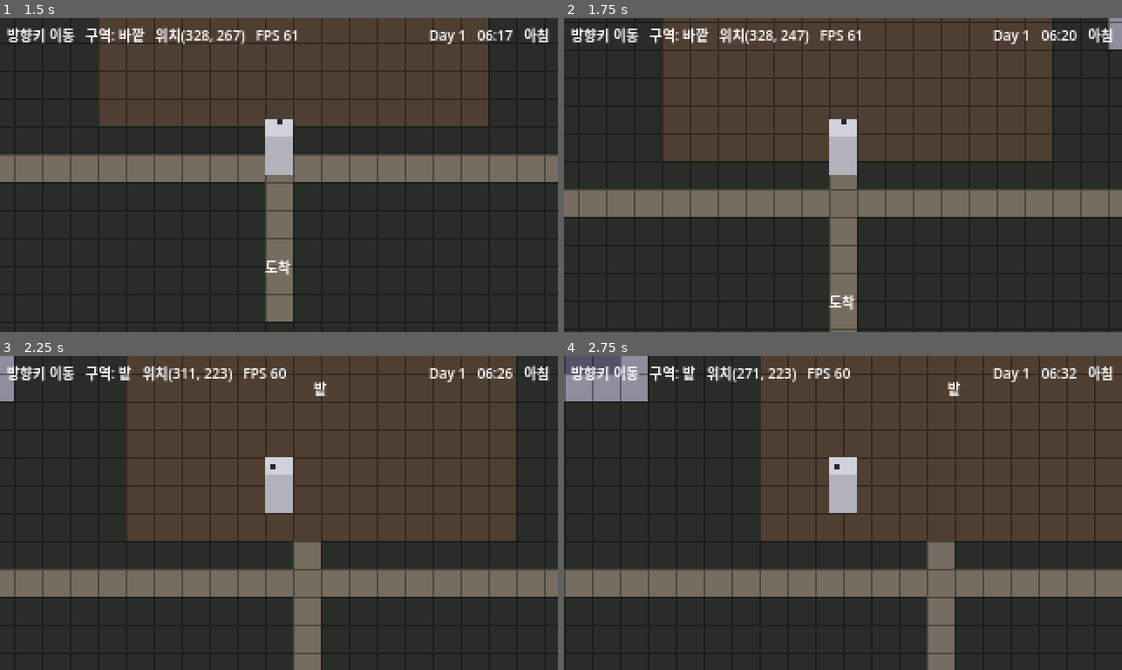
Above: before the commit, frames 1-4 (two rows, left to right).
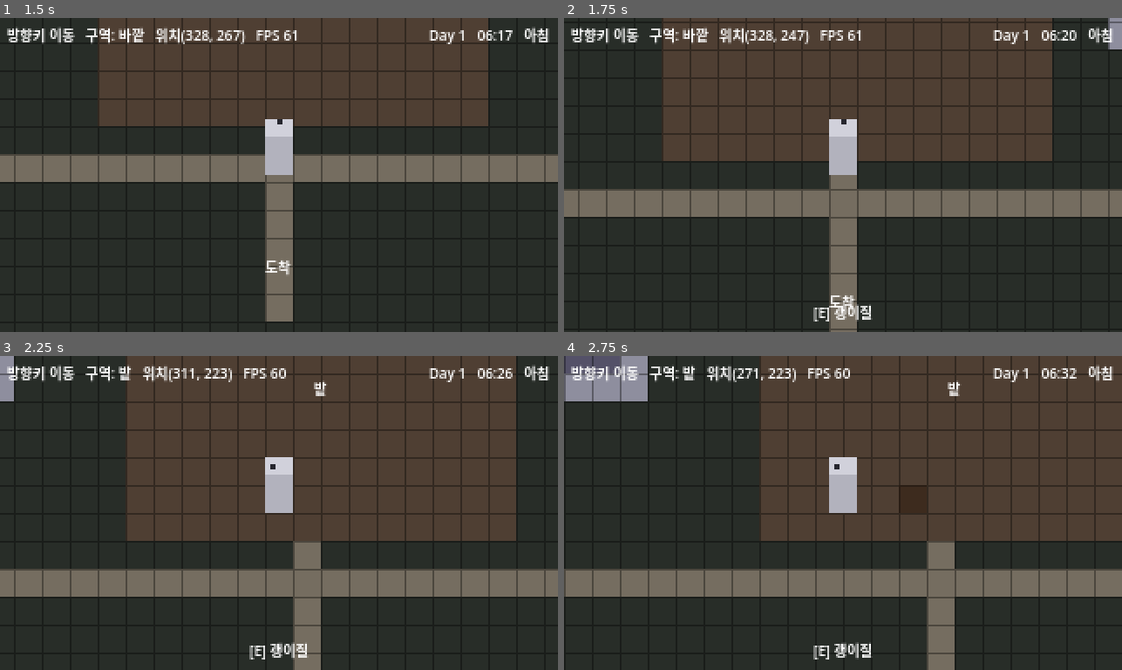
Above: after the commit, the same moments.

Repository: JeffKM/naraka-valley
Game: Godot game, scene res://main.tscn
Two runs of this game, one before a commit and one after it. Both use one fixed random seed, a clock stepped at 60 frames per second and the inputs below.
Inputs:
- Up to frame 1 (1.5 s): tap Enter (ui_accept) at 0.5, 0.77 s; hold Up (ui_up) from 0.53 s (still down); tap E (interact, bound only after the commit) at 0.6, 1.35 s
- Up to frame 2 (1.75 s): keep holding Up (ui_up); tap Enter (ui_accept) at 1.52 s
- Up to frame 3 (2.25 s): release Up (ui_up) at 2.03 s; hold Left (ui_left) from 2.03 s (still down); tap E (interact, bound only after the commit) at 2.1 s
- Up to frame 4 (2.75 s): keep holding Left (ui_left)

Frame 1 is identical in both runs. In frame 2, 0.3% of the frame differs, in the area x 44-56%, y 91-97%; in frame 3, 0.3%; in frame 4, 0.3%.

Commit message:
✨ feat: T2.1 밭 칸 상호작용 — 괭이질 → 심기 → 물주기
- field.gd(FarmField): 밭 칸 상태(미경작/경작/심김/젖음)라는 단일 책임만.
  상태는 순수 Dictionary(경작된 칸만)라 T2.5 세이브에 그대로 직렬화됨.
  tile_changed 시그널로 화면 갱신을 디커플링(clock.gd와 같은 결).
- 순서 강제: next_action()이 경작 전 심기·심기 전 물주기를 차단 →
  완료기준 "순서대로"를 로직이 보장.
- 단일 키 흐름: 앞 칸을 바라보고 E 한 번이 칸 상태에 맞는 다음 동작 수행.
  interact 액션은 런타임 코드 등록(키 E, 직렬화 깨짐 위험 0).
- 시각화: Field 오버레이 TileMapLayer(코드 TileSet 4종) + 흰 테두리 커서 +
  하단 [E] 안내. 밭 흙(SOIL) 칸만 상호작용, 미경작은 오버레이 없음.
- player.gd: 타깃 칸 계산용 get_facing() 공개.
- 후속 훅: T2.2(작물 종류)·T2.3(성장+day_advanced)·T2.4(혼력 소모) 연결 자리 마련.
- 헤드리스 단위검증 통과(순서 강제/각 동작/시그널) + 전체 빌드 구동 에러·경고 0.

Co-Authored-By: Claude Opus 4.8 (1M context) <noreply@anthropic.com>

Diff:
--- /dev/null
+++ b/game/field.gd
@@ -0,0 +1,85 @@
+extends Node
+class_name FarmField
+# T2.1 — 밭 칸 상호작용(괭이질 → 심기 → 물주기).
+#
+# 목적: 한 칸에서 괭이질→심기→물주기가 "순서대로" 되고, 칸 상태가
+#       (미경작/경작/심김/젖음)으로 바뀌는지 회색 도형만으로 검증한다(ADR-0001).
+#
+# 설계 메모:
+#   - clock.gd(GameClock)와 같은 결: 이 노드는 "밭 칸 상태"라는 단일 책임만 가진다.
+#     화면 표시(오버레이 타일·커서)·입력은 main.gd가 맡고, 여기서는 상태와
+#     tile_changed 시그널만 제공한다. main은 시그널로 디커플링되어 붙는다.
+#   - 후속 시스템을 위한 훅을 미리 연다:
+#       · T2.2 저승 작물 3종 — plant()가 지금은 작물 종류 없이 '심김'만 표시하지만,
+#         crop_id 인자를 받도록 자연스럽게 확장될 자리다(지금은 그레이박스 1종).
+#       · T2.3 작물 성장 — 칸별 성장 단계가 여기 _tiles에 필드로 추가되고,
+#         GameClock.day_advanced에 이 노드가 연결되면 코드 흐름이 그대로 이어진다.
+#       · T2.5 세이브/로드 — 상태를 순수 Dictionary로만 들고 있어 그대로 직렬화된다
+#         (Vector2i 키, bool 값). 그래서 일부러 inner class를 쓰지 않는다.
+#   - 완료기준의 "순서대로"는 next_action()이 강제한다: 경작 전엔 심을 수 없고,
+#     심기 전엔 물을 줄 수 없다.
+
+signal tile_changed(tile: Vector2i)  # 칸 상태가 바뀐 프레임(main이 듣고 오버레이 갱신)
+
+# 칸 상태 저장.
+#   - 키가 없음        → 미경작(맨 흙). 메모리·세이브를 아끼려 경작된 칸만 담는다.
+#   - { planted, watered } → 경작된 칸. tilled 여부는 "키 존재"로 표현한다.
+var _tiles: Dictionary = {}
+
+# ── 조회 ────────────────────────────────────────────────────────────────────
+func is_tilled(t: Vector2i) -> bool:
+	return _tiles.has(t)
+
+func is_planted(t: Vector2i) -> bool:
+	return is_tilled(t) and _tiles[t]["planted"]
+
+func is_watered(t: Vector2i) -> bool:
+	return is_tilled(t) and _tiles[t]["watered"]
+
+# ── 단위 동작(가능하면 수행하고 true, 이미 그 상태면 false) ─────────────────
+func hoe(t: Vector2i) -> bool:
+	if is_tilled(t):
+		return false
+	_tiles[t] = {"planted": false, "watered": false}
+	tile_changed.emit(t)
+	return true
+
+func plant(t: Vector2i) -> bool:
+	# 경작된 빈 칸에만 심는다(괭이질 → 심기 순서 강제).
+	if not is_tilled(t) or is_planted(t):
+		return false
+	_tiles[t]["planted"] = true
+	tile_changed.emit(t)
+	return true
+
+func water(t: Vector2i) -> bool:
+	# 심은 칸에만 물을 준다(심기 → 물주기 순서 강제). T2.3에서 '물 준 칸만 성장'으로 쓰인다.
+	if not is_planted(t) or is_watered(t):
+		return false
+	_tiles[t]["watered"] = true
+	tile_changed.emit(t)
+	return true
+
+# ── 단일 키 흐름 ─────────────────────────────────────────────────────────────
+# 이 칸에서 다음에 할 수 있는 동작 이름("" = 더 할 것 없음). 프롬프트·interact가 공유한다.
+func next_action(t: Vector2i) -> String:
+	if not is_tilled(t):
+		return "괭이질"
+	if not is_planted(t):
+		return "심기"
+	if not is_watered(t):
+		return "물주기"
+	return ""
+
+# 한 번의 상호작용: 칸 상태에 맞는 다음 동작을 수행하고 그 이름을 반환한다("" = 무동작).
+# main의 입력 한 키(E)가 이걸 호출 → 누를 때마다 괭이질→심기→물주기로 진행된다.
+func interact(t: Vector2i) -> String:
+	var action := next_action(t)
+	match action:
+		"괭이질":
+			hoe(t)
+		"심기":
+			plant(t)
+		"물주기":
+			water(t)
+	return action
--- a/game/main.gd
+++ b/game/main.gd
@@ -33,6 +33,23 @@
 const WALL := 5     # 벽/건물 외벽(통과 X)
 const N_TILES := 6
 
+# ── T2.1 밭 오버레이 타일(Field 레이어 아틀라스 인덱스 = 이 순서) ──────────
+# Ground의 SOIL 위에 겹쳐 그리는 칸 상태 표시. 미경작 칸은 오버레이 없음(맨 흙).
+const OV_TILLED_DRY := 0    # 경작(마른 고랑)
+const OV_TILLED_WET := 1    # 경작 + 젖음
+const OV_PLANTED_DRY := 2   # 심김(새싹) — 이 인덱스 이상이면 새싹을 그린다
+const OV_PLANTED_WET := 3   # 심김 + 젖음
+const N_OV := 4
+
+# 오버레이 베이스색(고랑). SOIL(0.31,0.25,0.20)보다 어둡게, 젖으면 더 어둡게.
+const OV_BASE := [
+	Color(0.24, 0.17, 0.12),  # TILLED_DRY  — 파낸 마른 고랑
+	Color(0.15, 0.12, 0.11),  # TILLED_WET  — 젖은 고랑(어둡고 축축)
+	Color(0.24, 0.17, 0.12),  # PLANTED_DRY — 베이스 동일 + 새싹
+	Color(0.15, 0.12, 0.11),  # PLANTED_WET — 베이스 동일 + 새싹
+]
+const SPROUT := Color(0.40, 0.62, 0.34)  # 심긴 칸 가운데 회녹색 새싹(그레이박스 작물)
+
 # 각 타일의 그레이박스 색(밝기·미세 색조로만 구분, 회색 기조 유지). WALL이 가장 밝다.
 const COLORS := [
 	Color(0.16, 0.18, 0.16),  # GROUND — 어두운 풀밭 톤
@@ -51,23 +68,42 @@
 const SPAWN_TILE := Vector2i(20, 21)      # 도착 지점
 
 @onready var ground: TileMapLayer = $Ground
+@onready var field_layer: TileMapLayer = $Field           # T2.1 밭 상태 오버레이
 @onready var player: CharacterBody2D = $Player
 @onready var readout: Label = $CanvasLayer/Readout
 @onready var clock: GameClock = $Clock                     # T1.5 시계
 @onready var clock_label: Label = $CanvasLayer/ClockLabel
 @onready var sleep_prompt: Label = $CanvasLayer/SleepPrompt
+@onready var interact_prompt: Label = $CanvasLayer/InteractPrompt  # T2.1 [E] 안내
+@onready var farm: FarmField = $FarmField                  # T2.1 밭 칸 상태
 @onready var fade: ColorRect = $CanvasLayer/Fade
 
 var _grid: Array = []  # _grid[y][x] = 타일 id
 var _sleeping := false  # T1.5 취침 연출 중이면 이동·입력 잠금
 
+var _target := Vector2i(-1, -1)  # T2.1 바라보는 앞 칸(상호작용 대상)
+var _target_valid := false       # 그 칸이 밭(SOIL)이라 상호작용 가능한가
+
 func _ready() -> void:
+	_ensure_input_actions()
 	ground.tile_set = _build_tileset()
+	field_layer.tile_set = _build_field_tileset()
+	farm.tile_changed.connect(_on_tile_changed)
 	_build_grid()
 	_paint_grid()
 	_place_labels()
 	_setup_player_and_camera()
 	_setup_clock()
+
+# 'interact' 액션을 코드로 등록한다(키 E). project.godot 수동 편집 대신 런타임
+# 조립 — 이 프로젝트의 TileSet·벽 생성과 같은 결이고, 직렬화 포맷 깨질 위험이 없다.
+func _ensure_input_actions() -> void:
+	if InputMap.has_action("interact"):
+		return
+	InputMap.add_action("interact")
+	var ev := InputEventKey.new()
+	ev.physical_keycode = KEY_E
+	InputMap.action_add_event("interact", ev)
 
 # ── TileSet 조립: 단색 블록 아틀라스 + WALL 충돌 ──────────────────────────
 func _build_tileset() -> TileSet:
@@ -101,6 +137,32 @@
 	td.set_collision_polygon_points(0, 0, PackedVector2Array([
 		Vector2(-8, -8), Vector2(8, -8), Vector2(8, 8), Vector2(-8, 8),
 	]))
+	return ts
+
+# ── T2.1 밭 오버레이 TileSet: 칸 상태 4종(충돌 없음) ────────────────────────
+# Ground와 같은 방식(단색 블록 아틀라스를 코드 생성)이지만, 상태 표시용이라
+# 물리 레이어는 없다. 심긴 칸(PLANTED_*)에는 가운데 새싹 점을 찍는다.
+func _build_field_tileset() -> TileSet:
+	var img := Image.create_empty(TILE * N_OV, TILE, false, Image.FORMAT_RGBA8)
+	for i in N_OV:
+		var base: Color = OV_BASE[i]
+		img.fill_rect(Rect2i(i * TILE, 0, TILE, TILE), base)
+		var edge := base.darkened(0.3)
+		img.fill_rect(Rect2i(i * TILE, 0, TILE, 1), edge)  # 윗줄(고랑 격자감)
+		img.fill_rect(Rect2i(i * TILE, 0, 1, TILE), edge)  # 왼줄
+		if i >= OV_PLANTED_DRY:                              # 심김 → 가운데 새싹 6×6
+			img.fill_rect(Rect2i(i * TILE + 5, 5, 6, 6), SPROUT)
+	var tex := ImageTexture.create_from_image(img)
+
+	var src := TileSetAtlasSource.new()
+	src.texture = tex
+	src.texture_region_size = Vector2i(TILE, TILE)
+	for i in N_OV:
+		src.create_tile(Vector2i(i, 0))
+
+	var ts := TileSet.new()
+	ts.tile_size = Vector2i(TILE, TILE)
+	ts.add_source(src, 0)
 	return ts
 
 # ── 맵 데이터 구성 ────────────────────────────────────────────────────────
@@ -222,6 +284,14 @@
 	if _can_sleep() and Input.is_action_just_pressed("ui_accept"):
 		_do_sleep()
 
+	# T2.1 밭 상호작용: 바라보는 앞 칸을 대상으로, E 한 키가 다음 단계를 수행한다.
+	_update_target()
+	if not _sleeping and _target_valid and Input.is_action_just_pressed("interact"):
+		var did := farm.interact(_target)
+		# (did != "" 이면 한 동작이 일어남. T2.4에서 여기에 혼력 소모가 붙는다.)
+		if did != "":
+			queue_redraw()  # 새 상태가 바로 보이도록
+
 	var p := player.global_position
 	readout.text = "방향키 이동   구역: %s   위치(%d, %d)   FPS %d" % [
 		_zone_at(p), int(p.x), int(p.y), Engine.get_frames_per_second()
@@ -229,6 +299,60 @@
 	clock_label.text = "Day %d   %s   %s" % [clock.day, clock.clock_string(), clock.phase()]
 	# 집 안에서만 취침 안내를 띄운다(연출 중엔 숨김).
 	sleep_prompt.visible = _can_sleep()
+	# 밭 칸을 바라볼 때만 [E] 안내(다음 동작 이름). 다 키운(물준) 칸이면 숨김.
+	var action := farm.next_action(_target) if _target_valid else ""
+	interact_prompt.visible = not _sleeping and _target_valid and action != ""
+	if interact_prompt.visible:
+		interact_prompt.text = "[E] %s" % action
+
+# ── T2.1 상호작용 대상 칸 / 시각화 ────────────────────────────────────────
+# 플레이어 발 타일에서 바라보는 방향으로 한 칸 앞을 대상으로 삼는다.
+# 대각선 facing은 더 큰 축으로 스냅(4방향화)한다.
+func _update_target() -> void:
+	var old_target := _target
+	var old_valid := _target_valid
+	var foot := player.global_position
+	var ft := Vector2i(int(foot.x) / TILE, int(foot.y) / TILE)
+	var f: Vector2 = player.get_facing()
+	var step := Vector2i(0, 1)
+	if abs(f.x) >= abs(f.y) and f.x != 0:
+		step = Vector2i(int(sign(f.x)), 0)
+	elif f.y != 0:
+		step = Vector2i(0, int(sign(f.y)))
+	_target = ft + step
+	_target_valid = _is_farmable(_target)
+	if _target != old_target or _target_valid != old_valid:
+		queue_redraw()  # 커서 위치/표시 갱신
+
+# 상호작용 가능한 칸 = 맵 안 + 밭 흙(SOIL). 길·집·카페·벽은 제외.
+func _is_farmable(t: Vector2i) -> bool:
+	if t.x < 0 or t.x >= MAP_W or t.y < 0 or t.y >= MAP_H:
+		return false
+	return _grid[t.y][t.x] == SOIL
+
+# 밭 칸 상태가 바뀌면 오버레이 타일을 갱신한다(FarmField.tile_changed로 호출).
+func _on_tile_changed(t: Vector2i) -> void:
+	var idx := _overlay_index(t)
+	if idx < 0:
+		field_layer.erase_cell(t)
+	else:
+		field_layer.set_cell(t, 0, Vector2i(idx, 0))
+
+# 칸 상태 → 오버레이 아틀라스 인덱스(-1 = 미경작, 오버레이 없음).
+func _overlay_index(t: Vector2i) -> int:
+	if not farm.is_tilled(t):
+		return -1
+	var wet := farm.is_watered(t)
+	if farm.is_planted(t):
+		return OV_PLANTED_WET if wet else OV_PLANTED_DRY
+	return OV_TILLED_WET if wet else OV_TILLED_DRY
+
+# 대상 칸 강조 커서(흰 1px 테두리). main은 원점 0,0이라 그리기 좌표=타일 픽셀.
+func _draw() -> void:
+	if not _target_valid:
+		return
+	var p := Vector2(_target.x * TILE, _target.y * TILE)
+	draw_rect(Rect2(p, Vector2(TILE, TILE)), Color(1, 1, 1, 0.7), false, 1.0)
 
 # ── 헬퍼 ──────────────────────────────────────────────────────────────────
 func _set_tile(x: int, y: int, id: int) -> void:
--- a/game/main.tscn
+++ b/game/main.tscn
@@ -1,16 +1,22 @@
-[gd_scene load_steps=4 format=3]
+[gd_scene load_steps=5 format=3]
 
 [ext_resource type="Script" path="res://main.gd" id="1"]
 [ext_resource type="PackedScene" path="res://player.tscn" id="2"]
 [ext_resource type="Script" path="res://clock.gd" id="3"]
+[ext_resource type="Script" path="res://field.gd" id="4"]
 
 [node name="Main" type="Node2D"]
 script = ExtResource("1")
 
 [node name="Ground" type="TileMapLayer" parent="."]
 
+[node name="Field" type="TileMapLayer" parent="."]
+
 [node name="Clock" type="Node" parent="."]
 script = ExtResource("3")
+
+[node name="FarmField" type="Node" parent="."]
+script = ExtResource("4")
 
 [node name="Player" parent="." instance=ExtResource("2")]
 position = Vector2(328, 344)
@@ -44,6 +50,16 @@
 text = "[Enter] 취침"
 horizontal_alignment = 1
 
+[node name="InteractPrompt" type="Label" parent="CanvasLayer"]
+visible = false
+offset_left = 4.0
+offset_top = 162.0
+offset_right = 316.0
+offset_bottom = 174.0
+theme_override_font_sizes/font_size = 8
+text = "[E] 괭이질"
+horizontal_alignment = 1
+
 [node name="Fade" type="ColorRect" parent="CanvasLayer"]
 modulate = Color(1, 1, 1, 0)
 anchor_right = 1.0
--- a/game/player.gd
+++ b/game/player.gd
@@ -22,6 +22,11 @@
 	# move_and_slide: 벽에 닿으면 멈추고, 벽을 따라 미끄러진다(통과 불가).
 	move_and_slide()
 
+# 마지막으로 바라본 방향(정규화). 정지해도 유지된다.
+# T2.1에서 main이 "바라보는 앞 칸"을 상호작용 대상으로 삼는 데 쓴다.
+func get_facing() -> Vector2:
+	return _facing
+
 func _draw() -> void:
 	# 몸체: 발치 원점 기준 위로 16×32 회색 사각형
 	var body := Rect2(-BODY_SIZE.x * 0.5, -BODY_SIZE.y, BODY_SIZE.x, BODY_SIZE.y)
Not shown, added: game/field.gd.uid
Not shown, changed: ROADMAP.md
Not shown, changed: game/README.md
